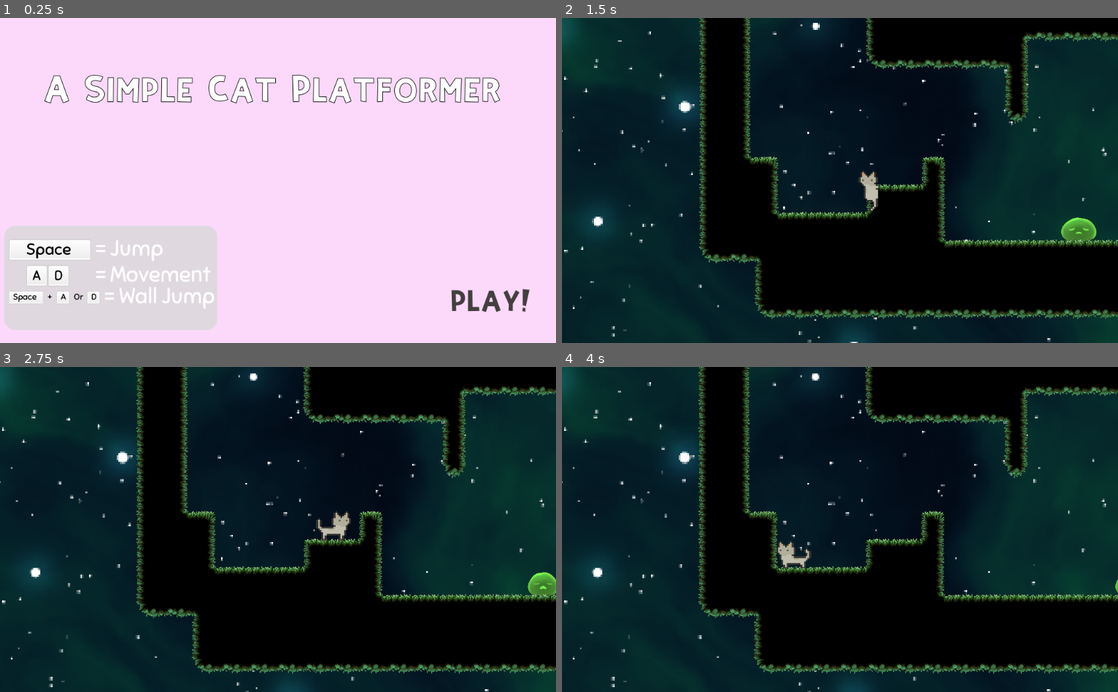
Above: before the commit, frames 1-4 (two rows, left to right).
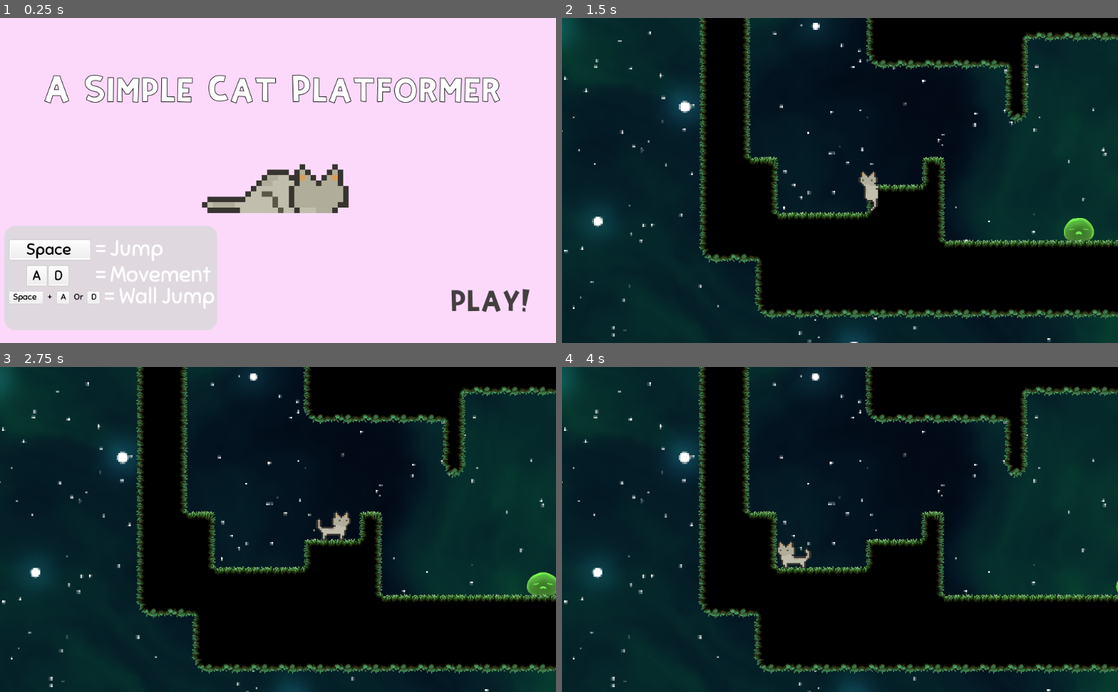
Above: after the commit, the same moments.

Repository: jalenu1/Final
Game: Godot game, scene res://Menu.tscn
Two runs of this game, one before a commit and one after it. Both use one fixed random seed, a clock stepped at 60 frames per second and the inputs below.
Inputs (mouse positions are in pixels of both pictures, inside the frame that each line leads up to):
- Up to frame 1 (0.25 s): no input
- Up to frame 2 (1.5 s): click "PLAY!" at 0.5 s; move the mouse to (962, 164) at 1.27 s; hold Right (ui_right) from 1.28 s (still down); click (962, 164) at 1.35 s
- Up to frame 3 (2.75 s): tap Space (jump) at 1.52 s; release Right (ui_right) at 2 s; drag from (166, 545) to (528, 568) at 2.02 s
- Up to frame 4 (4 s): move the mouse to (895, 458) at 2.77 s; hold Left (ui_left) 2.78-3.5 s; click (895, 458) at 2.85 s; drag from (812, 594) to (673, 480) at 3.52 s

The runs differ from the first frame. In frame 1, 2.6% of the frame differs, in the area x 36-63%, y 44-61%; in frame 2, 0.1%; in frame 3, less than 0.1%; in frame 4, less than 0.1%.

Commit message:
Needs Sky Level + Checks on requirements

Diff:
--- a/EnemySlime.tscn
+++ b/EnemySlime.tscn
@@ -192,7 +192,7 @@
 scale = Vector2( 1.5, 1.5 )
 frames = SubResource( 8 )
 animation = "Slime"
-frame = 22
+frame = 3
 playing = true
 flip_h = true
 
@@ -234,7 +234,7 @@
 
 [node name="SoundSquash" type="AudioStreamPlayer" parent="."]
 stream = ExtResource( 32 )
-volume_db = -5.0
+volume_db = 1.0
 
 [connection signal="body_entered" from="TopCheck" to="." method="_on_TopCheck_body_entered"]
 [connection signal="body_entered" from="SideCheck" to="." method="_on_SideCheck_body_entered"]
--- /dev/null
+++ b/LevelFall.tscn
@@ -0,0 +1,9 @@
+[gd_scene format=2]
+
+[node name="Node2D" type="Node2D"]
+
+[node name="KinematicBody2D" type="KinematicBody2D" parent="."]
+
+[node name="CollisionShape2D" type="CollisionShape2D" parent="KinematicBody2D"]
+
+[node name="Camera2D" type="Camera2D" parent="KinematicBody2D"]
--- a/Map.tscn
+++ b/Map.tscn
@@ -638,9 +638,6 @@
 
 [node name="Enemy" type="Node2D" parent="."]
 pause_mode = 1
-__meta__ = {
-"_edit_group_": true
-}
 
 [node name="Slime" parent="Enemy" instance=ExtResource( 3 )]
 position = Vector2( -29600, -20064 )
@@ -651,6 +648,89 @@
 
 [node name="Slime3" parent="Enemy" instance=ExtResource( 3 )]
 position = Vector2( -26640, -20112 )
+
+[node name="Slime4" parent="Enemy" instance=ExtResource( 3 )]
+position = Vector2( -14840, -17096 )
+
+[node name="Slime5" parent="Enemy" instance=ExtResource( 3 )]
+position = Vector2( -20128, -11976 )
+
+[node name="Slime6" parent="Enemy" instance=ExtResource( 3 )]
+position = Vector2( -18976, -12040 )
+
+[node name="Slime7" parent="Enemy" instance=ExtResource( 3 )]
+position = Vector2( -13928, -11600 )
+
+[node name="Slime8" parent="Enemy" instance=ExtResource( 3 )]
+position = Vector2( -31824, -8480 )
+
+[node name="Slime9" parent="Enemy" instance=ExtResource( 3 )]
+position = Vector2( -30032, -8584 )
+
+[node name="Slime10" parent="Enemy" instance=ExtResource( 3 )]
+position = Vector2( -23960, -5464 )
+
+[node name="Slime11" parent="Enemy" instance=ExtResource( 3 )]
+position = Vector2( -22744, -5328 )
+
+[node name="Slime12" parent="Enemy" instance=ExtResource( 3 )]
+position = Vector2( -21520, -5328 )
+
+[node name="Slime13" parent="Enemy" instance=ExtResource( 3 )]
+position = Vector2( -30808, -2280 )
+
+[node name="Slime14" parent="Enemy" instance=ExtResource( 3 )]
+position = Vector2( -28672, -2344 )
+
+[node name="Slime15" parent="Enemy" instance=ExtResource( 3 )]
+position = Vector2( -31440, 1296 )
+
+[node name="Slime16" parent="Enemy" instance=ExtResource( 3 )]
+position = Vector2( -29904, 1296 )
+
+[node name="Slime17" parent="Enemy" instance=ExtResource( 3 )]
+position = Vector2( -28816, 1200 )
+
+[node name="Slime18" parent="Enemy" instance=ExtResource( 3 )]
+position = Vector2( -8680, 576 )
+detects_cliffs = false
+
+[node name="Slime19" parent="Enemy" instance=ExtResource( 3 )]
+position = Vector2( -6344, 720 )
+detects_cliffs = false
+
+[node name="Slime20" parent="Enemy" instance=ExtResource( 3 )]
+position = Vector2( -992, 1008 )
+
+[node name="Slime21" parent="Enemy" instance=ExtResource( 3 )]
+position = Vector2( 33688, 672 )
+
+[node name="Slime22" parent="Enemy" instance=ExtResource( 3 )]
+position = Vector2( 40960, -2192 )
+
+[node name="Slime23" parent="Enemy" instance=ExtResource( 3 )]
+position = Vector2( 42160, -1864 )
+
+[node name="Slime24" parent="Enemy" instance=ExtResource( 3 )]
+position = Vector2( 51376, -2264 )
+
+[node name="Slime25" parent="Enemy" instance=ExtResource( 3 )]
+position = Vector2( 13360, -11224 )
+
+[node name="Slime26" parent="Enemy" instance=ExtResource( 3 )]
+position = Vector2( 60264, -4072 )
+
+[node name="Slime27" parent="Enemy" instance=ExtResource( 3 )]
+position = Vector2( 65768, -3448 )
+
+[node name="Slime28" parent="Enemy" instance=ExtResource( 3 )]
+position = Vector2( 66896, -3488 )
+
+[node name="Slime29" parent="Enemy" instance=ExtResource( 3 )]
+position = Vector2( 17440, -1552 )
+
+[node name="Slime30" parent="Enemy" instance=ExtResource( 3 )]
+position = Vector2( 20664, -1768 )
 
 [node name="Decorations" type="TileMap" parent="."]
 position = Vector2( -37000, -23224 )
--- a/Menu.tscn
+++ b/Menu.tscn
@@ -6,6 +6,7 @@
 [ext_resource path="res://platformer-p15-assets (1)/UI/grey_button13.png" type="Texture" id=4]
 [ext_resource path="res://PlayButton.gd" type="Script" id=5]
 [ext_resource path="res://soundsandmusic/music/KiKisDeliver.mp3" type="AudioStream" id=6]
+[ext_resource path="res://Tile32x32_2/Tile.png" type="Texture" id=7]
 
 [sub_resource type="DynamicFont" id=1]
 size = 50
@@ -48,6 +49,152 @@
 [sub_resource type="DynamicFont" id=10]
 size = 40
 font_data = ExtResource( 2 )
+
+[sub_resource type="AtlasTexture" id=20]
+atlas = ExtResource( 7 )
+region = Rect2( 0, 64, 32, 32 )
+
+[sub_resource type="AtlasTexture" id=21]
+atlas = ExtResource( 7 )
+region = Rect2( 32, 64, 32, 32 )
+
+[sub_resource type="AtlasTexture" id=22]
+atlas = ExtResource( 7 )
+region = Rect2( 64, 64, 32, 32 )
+
+[sub_resource type="AtlasTexture" id=23]
+atlas = ExtResource( 7 )
+region = Rect2( 96, 64, 32, 32 )
+
+[sub_resource type="AtlasTexture" id=24]
+atlas = ExtResource( 7 )
+region = Rect2( 128, 64, 32, 32 )
+
+[sub_resource type="AtlasTexture" id=25]
+atlas = ExtResource( 7 )
+region = Rect2( 160, 64, 32, 32 )
+
+[sub_resource type="AtlasTexture" id=26]
+atlas = ExtResource( 7 )
+region = Rect2( 192, 64, 32, 32 )
+
+[sub_resource type="AtlasTexture" id=27]
+atlas = ExtResource( 7 )
+region = Rect2( 224, 64, 32, 32 )
+
+[sub_resource type="AtlasTexture" id=28]
+atlas = ExtResource( 7 )
+region = Rect2( 0, 96, 32, 32 )
+
+[sub_resource type="AtlasTexture" id=29]
+atlas = ExtResource( 7 )
+region = Rect2( 32, 96, 32, 32 )
+
+[sub_resource type="AtlasTexture" id=30]
+atlas = ExtResource( 7 )
+region = Rect2( 64, 96, 32, 32 )
+
+[sub_resource type="AtlasTexture" id=31]
+atlas = ExtResource( 7 )
+region = Rect2( 96, 96, 32, 32 )
+
+[sub_resource type="AtlasTexture" id=32]
+atlas = ExtResource( 7 )
+region = Rect2( 128, 96, 32, 32 )
+
+[sub_resource type="AtlasTexture" id=33]
+atlas = ExtResource( 7 )
+region = Rect2( 160, 96, 32, 32 )
+
+[sub_resource type="AtlasTexture" id=34]
+atlas = ExtResource( 7 )
+region = Rect2( 192, 96, 32, 32 )
+
+[sub_resource type="AtlasTexture" id=35]
+atlas = ExtResource( 7 )
+region = Rect2( 224, 96, 32, 32 )
+
+[sub_resource type="AtlasTexture" id=36]
+atlas = ExtResource( 7 )
+region = Rect2( 0, 384, 32, 32 )
+
+[sub_resource type="AtlasTexture" id=37]
+atlas = ExtResource( 7 )
+region = Rect2( 32, 384, 32, 32 )
+
+[sub_resource type="AtlasTexture" id=38]
+atlas = ExtResource( 7 )
+region = Rect2( 64, 384, 32, 32 )
+
+[sub_resource type="AtlasTexture" id=39]
+atlas = ExtResource( 7 )
+region = Rect2( 96, 384, 32, 32 )
+
+[sub_resource type="AtlasTexture" id=40]
+atlas = ExtResource( 7 )
+region = Rect2( 128, 384, 32, 32 )
+
+[sub_resource type="AtlasTexture" id=41]
+atlas = ExtResource( 7 )
+region = Rect2( 160, 384, 32, 32 )
+
+[sub_resource type="AtlasTexture" id=42]
+atlas = ExtResource( 7 )
+region = Rect2( 192, 384, 32, 32 )
+
+[sub_resource type="AtlasTexture" id=43]
+atlas = ExtResource( 7 )
+region = Rect2( 224, 384, 32, 32 )
+
+[sub_resource type="AtlasTexture" id=11]
+atlas = ExtResource( 7 )
+region = Rect2( 0, 608, 32, 32 )
+
+[sub_resource type="AtlasTexture" id=12]
+atlas = ExtResource( 7 )
+region = Rect2( 32, 608, 32, 32 )
+
+[sub_resource type="AtlasTexture" id=13]
+atlas = ExtResource( 7 )
+region = Rect2( 64, 608, 32, 32 )
+
+[sub_resource type="AtlasTexture" id=14]
+atlas = ExtResource( 7 )
+region = Rect2( 96, 608, 32, 32 )
+
+[sub_resource type="AtlasTexture" id=15]
+atlas = ExtResource( 7 )
+region = Rect2( 0, 640, 32, 32 )
+
+[sub_resource type="AtlasTexture" id=16]
+atlas = ExtResource( 7 )
+region = Rect2( 32, 640, 32, 32 )
+
+[sub_resource type="AtlasTexture" id=17]
+atlas = ExtResource( 7 )
+region = Rect2( 64, 640, 32, 32 )
+
+[sub_resource type="AtlasTexture" id=18]
+atlas = ExtResource( 7 )
+region = Rect2( 96, 640, 32, 32 )
+
+[sub_resource type="SpriteFrames" id=19]
+animations = [ {
+"frames": [ SubResource( 20 ), SubResource( 21 ), SubResource( 22 ), SubResource( 23 ), SubResource( 24 ), SubResource( 25 ), SubResource( 26 ), SubResource( 27 ), SubResource( 28 ), SubResource( 29 ), SubResource( 30 ), SubResource( 31 ), SubResource( 32 ), SubResource( 33 ), SubResource( 34 ), SubResource( 35 ) ],
+"loop": true,
+"name": "New Anim",
+"speed": 5.0
+}, {
+"frames": [ SubResource( 36 ), SubResource( 37 ), SubResource( 38 ), SubResource( 39 ), SubResource( 40 ), SubResource( 41 ), SubResource( 42 ), SubResource( 43 ) ],
+"loop": true,
+"name": "New Anim 1",
+"speed": 5.0
+}, {
+"frames": [ SubResource( 11 ), SubResource( 12 ), SubResource( 13 ), SubResource( 14 ), SubResource( 15 ), SubResource( 16 ), SubResource( 17 ), SubResource( 18 ) ],
+"loop": true,
+"name": "default",
+"speed": 5.0
+} ]
 
 [node name="Menu" type="Control"]
 anchor_right = 1.0
@@ -254,4 +401,12 @@
 volume_db = -20.0
 autoplay = true
 
+[node name="AnimatedSprite" type="AnimatedSprite" parent="."]
+position = Vector2( 512, 200 )
+scale = Vector2( 10, 10 )
+frames = SubResource( 19 )
+animation = "New Anim 1"
+frame = 7
+playing = true
+
 [connection signal="pressed" from="PlayButton" to="PlayButton" method="_on_PlayButton_pressed"]
Not shown: 1 places in Menu.tscn that only renumber resources
